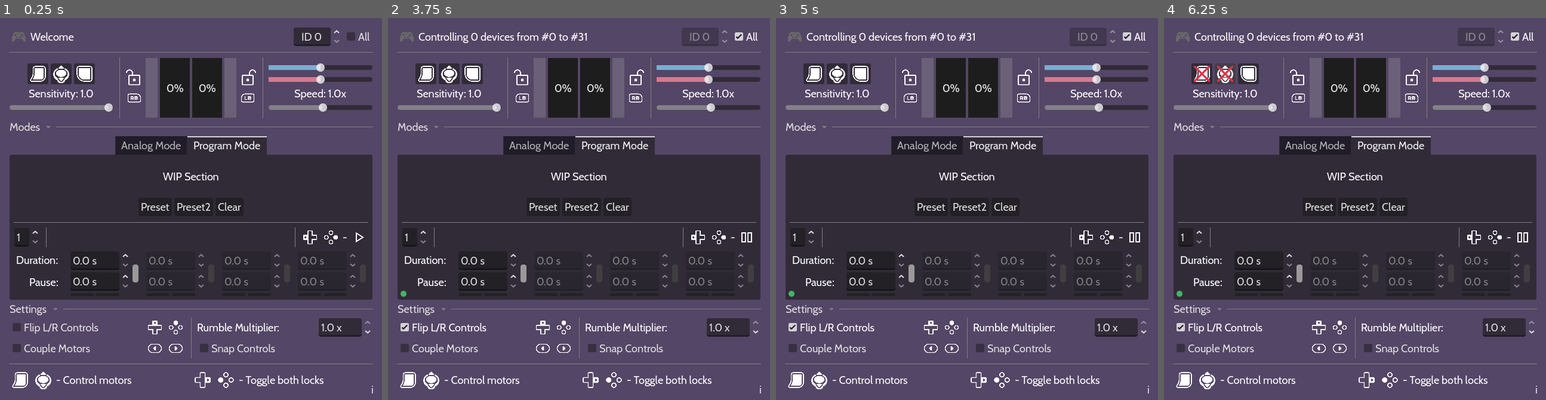
Above: before the commit, frames 1-4 (left to right).
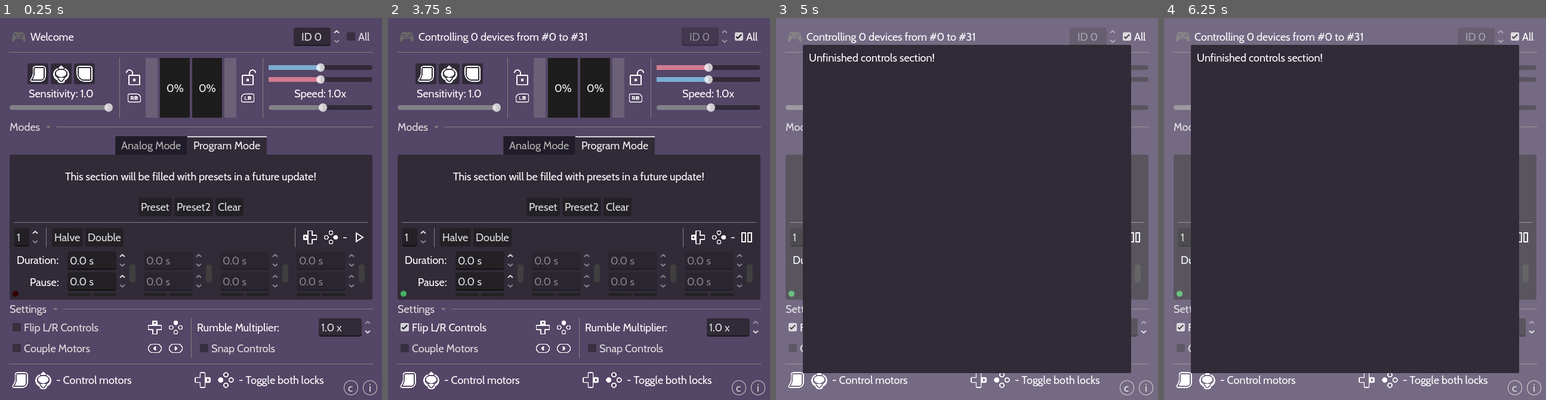
Above: after the commit, the same moments.

Repository: leosefcik/controller-rumble-tool
Game: Godot game, scene res://main.tscn
The game is run twice, just before and just after one commit, with the same random seed, the same clock (stepped at 60 frames per second) and the same inputs.
Inputs (mouse positions are in pixels of both pictures, inside the frame that each line leads up to):
- Up to frame 1 (0.25 s): no input
- Up to frame 2 (3.75 s): click "All" at 0.5 s; click (747, 235) at 1.25 s; click (456, 235) at 2 s, where only the run after the commit has a clickable "Halve"; click (491, 235) at 2.75 s, where only the run after the commit has a clickable "Double"; click "Flip L/R Controls" at 3.5 s
- Up to frame 3 (5 s): click (1127, 388) at 4.25 s, where only the run after the commit has a clickable "c"
- Up to frame 4 (6.25 s): click (1202, 75) at 5 s; click (1225, 75) at 5.75 s

The runs differ from the first frame. In frame 1, 1.9% of the frame differs, in the area x 3-99%, y 40-99%; in frame 2, 2.2%; in frame 3, 65%; in frame 4, 65%, in the area x 0-100%, y 0-100%.

Commit message:
program mode vibration
- Added vibration to Program Mode, control it using the joysticks/mouse sliders in the top right, plays when the Play/Pause button is hit (or LEFT DPAD or RIGHT BUTTON are pressed), follows the tacts
- Moved the function for physical rumble into Options.gd as it's the same in both modes
- Changed the indicator to be always on
- Added a placeholder Controls menu in the bottom-right and changed the button styles
- Fixed Flip Controls not flipping the Program Mode mouse sliders
- Added half/double tact values buttons
- Renamed and moved some functions in analog_mode.gd
- Added bind to Flip Value in Program Mode using DPAD DOWN/DOWN BUTTON
- Changed the step values on various elements

Diff:
--- a/main.tscn
+++ b/main.tscn
@@ -288,7 +288,7 @@
 tooltip_text = "Sensitivity of trigger/joystick.
 The lower this number is, the less you have to push to reach 100% power.
 If you push the trigger/joystick further, it'll stay at 100%."
-min_value = 0.01
+min_value = 0.05
 max_value = 1.0
 step = 0.05
 value = 1.0
@@ -646,7 +646,7 @@
 [node name="Label" type="Label" parent="UI/MainVBox/ModeTabs/Program Mode/VBoxContainer"]
 layout_mode = 2
 size_flags_vertical = 6
-text = "WIP Section"
+text = "This section will be filled with presets in a future update!"
 horizontal_alignment = 1
 
 [node name="PlaceholderPresets" type="HBoxContainer" parent="UI/MainVBox/ModeTabs/Program Mode/VBoxContainer"]
@@ -675,7 +675,9 @@
 [node name="TactAmount" type="SpinBox" parent="UI/MainVBox/ModeTabs/Program Mode/VBoxContainer/ProgrammerControls"]
 unique_name_in_owner = true
 layout_mode = 2
-tooltip_text = "The amount of active \"tacts\" in the current program"
+tooltip_text = "The amount of active \"tacts\" in the current program.
+Each active tact will play in a sequence, and is composed
+of a (rumble) duration and a pause duration"
 min_value = 1.0
 max_value = 4.0
 value = 1.0
@@ -683,6 +685,16 @@
 
 [node name="VSeparator2" type="VSeparator" parent="UI/MainVBox/ModeTabs/Program Mode/VBoxContainer/ProgrammerControls"]
 layout_mode = 2
+
+[node name="HalfAllTacts" type="Button" parent="UI/MainVBox/ModeTabs/Program Mode/VBoxContainer/ProgrammerControls"]
+layout_mode = 2
+tooltip_text = "Halves all the values below"
+text = "Halve"
+
+[node name="DoubleAllTacts" type="Button" parent="UI/MainVBox/ModeTabs/Program Mode/VBoxContainer/ProgrammerControls"]
+layout_mode = 2
+tooltip_text = "Doubles all the values below"
+text = "Double"
 
 [node name="Control" type="Control" parent="UI/MainVBox/ModeTabs/Program Mode/VBoxContainer/ProgrammerControls"]
 layout_mode = 2
@@ -753,7 +765,7 @@
 theme_override_styles/panel = SubResource("StyleBoxFlat_xuqvo")
 
 [node name="Spacer" type="Control" parent="UI/MainVBox/ModeTabs/Program Mode/VBoxContainer/PatternMaker"]
-custom_minimum_size = Vector2(12, 0)
+custom_minimum_size = Vector2(6, 0)
 layout_mode = 2
 
 [node name="Row1" type="VBoxContainer" parent="UI/MainVBox/ModeTabs/Program Mode/VBoxContainer/PatternMaker"]
@@ -762,18 +774,20 @@
 [node name="Duration" type="SpinBox" parent="UI/MainVBox/ModeTabs/Program Mode/VBoxContainer/PatternMaker/Row1"]
 custom_minimum_size = Vector2(100, 0)
 layout_mode = 2
+tooltip_text = "The duration of rumble for this tact"
 max_value = 999.99
-step = 0.01
+step = 0.001
 suffix = "s"
-custom_arrow_step = 0.25
+custom_arrow_step = 0.125
 
 [node name="Pause" type="SpinBox" parent="UI/MainVBox/ModeTabs/Program Mode/VBoxContainer/PatternMaker/Row1"]
 custom_minimum_size = Vector2(100, 0)
 layout_mode = 2
+tooltip_text = "The length of the pause of this tact"
 max_value = 999.99
-step = 0.01
+step = 0.001
 suffix = "s"
-custom_arrow_step = 0.25
+custom_arrow_step = 0.125
 
 [node name="Indicator" type="Panel" parent="UI/MainVBox/ModeTabs/Program Mode/VBoxContainer/PatternMaker/Row1"]
 visible = false
@@ -810,10 +824,9 @@
 focus_behavior_recursive = 1
 theme_type_variation = &"FlipButton"
 toggle_mode = true
-button_pressed = true
 
 [node name="Spacer2" type="Control" parent="UI/MainVBox/ModeTabs/Program Mode/VBoxContainer/PatternMaker"]
-custom_minimum_size = Vector2(5, 0)
+custom_minimum_size = Vector2(6, 0)
 layout_mode = 2
 
 [node name="Row2" type="VBoxContainer" parent="UI/MainVBox/ModeTabs/Program Mode/VBoxContainer/PatternMaker"]
@@ -822,18 +835,20 @@
 [node name="Duration" type="SpinBox" parent="UI/MainVBox/ModeTabs/Program Mode/VBoxContainer/PatternMaker/Row2"]
 custom_minimum_size = Vector2(100, 0)
 layout_mode = 2
+tooltip_text = "The duration of rumble for this tact"
 max_value = 999.99
-step = 0.01
+step = 0.001
 suffix = "s"
-custom_arrow_step = 0.25
+custom_arrow_step = 0.125
 
 [node name="Pause" type="SpinBox" parent="UI/MainVBox/ModeTabs/Program Mode/VBoxContainer/PatternMaker/Row2"]
 custom_minimum_size = Vector2(100, 0)
 layout_mode = 2
+tooltip_text = "The length of the pause of this tact"
 max_value = 999.99
-step = 0.01
+step = 0.001
 suffix = "s"
-custom_arrow_step = 0.25
+custom_arrow_step = 0.125
 
 [node name="Indicator" type="Panel" parent="UI/MainVBox/ModeTabs/Program Mode/VBoxContainer/PatternMaker/Row2"]
 visible = false
@@ -872,7 +887,7 @@
 toggle_mode = true
 
 [node name="Spacer3" type="Control" parent="UI/MainVBox/ModeTabs/Program Mode/VBoxContainer/PatternMaker"]
-custom_minimum_size = Vector2(5, 0)
+custom_minimum_size = Vector2(6, 0)
 layout_mode = 2
 
 [node name="Row3" type="VBoxContainer" parent="UI/MainVBox/ModeTabs/Program Mode/VBoxContainer/PatternMaker"]
@@ -881,18 +896,20 @@
 [node name="Duration" type="SpinBox" parent="UI/MainVBox/ModeTabs/Program Mode/VBoxContainer/PatternMaker/Row3"]
 custom_minimum_size = Vector2(100, 0)
 layout_mode = 2
+tooltip_text = "The duration of rumble for this tact"
 max_value = 999.99
-step = 0.01
+step = 0.001
 suffix = "s"
-custom_arrow_step = 0.25
+custom_arrow_step = 0.125
 
 [node name="Pause" type="SpinBox" parent="UI/MainVBox/ModeTabs/Program Mode/VBoxContainer/PatternMaker/Row3"]
 custom_minimum_size = Vector2(100, 0)
 layout_mode = 2
+tooltip_text = "The length of the pause of this tact"
 max_value = 999.99
-step = 0.01
+step = 0.001
 suffix = "s"
-custom_arrow_step = 0.25
+custom_arrow_step = 0.125
 
 [node name="Indicator" type="Panel" parent="UI/MainVBox/ModeTabs/Program Mode/VBoxContainer/PatternMaker/Row3"]
 visible = false
@@ -929,7 +946,7 @@
 toggle_mode = true
 
 [node name="Spacer4" type="Control" parent="UI/MainVBox/ModeTabs/Program Mode/VBoxContainer/PatternMaker"]
-custom_minimum_size = Vector2(5, 0)
+custom_minimum_size = Vector2(6, 0)
 layout_mode = 2
 
 [node name="Row4" type="VBoxContainer" parent="UI/MainVBox/ModeTabs/Program Mode/VBoxContainer/PatternMaker"]
@@ -938,18 +955,20 @@
 [node name="Duration" type="SpinBox" parent="UI/MainVBox/ModeTabs/Program Mode/VBoxContainer/PatternMaker/Row4"]
 custom_minimum_size = Vector2(100, 0)
 layout_mode = 2
+tooltip_text = "The duration of rumble for this tact"
 max_value = 999.99
-step = 0.01
+step = 0.001
 suffix = "s"
-custom_arrow_step = 0.25
+custom_arrow_step = 0.125
 
 [node name="Pause" type="SpinBox" parent="UI/MainVBox/ModeTabs/Program Mode/VBoxContainer/PatternMaker/Row4"]
 custom_minimum_size = Vector2(100, 0)
 layout_mode = 2
+tooltip_text = "The length of the pause of this tact"
 max_value = 999.99
-step = 0.01
+step = 0.001
 suffix = "s"
-custom_arrow_step = 0.25
+custom_arrow_step = 0.125
 
 [node name="Indicator" type="Panel" parent="UI/MainVBox/ModeTabs/Program Mode/VBoxContainer/PatternMaker/Row4"]
 visible = false
@@ -1003,7 +1022,7 @@
 
 [node name="RumbleIndicator" type="Panel" parent="UI/MainVBox/ModeTabs/Program Mode"]
 unique_name_in_owner = true
-visible = false
+modulate = Color(0.7642523, 0, 0, 1)
 custom_minimum_size = Vector2(10, 10)
 layout_mode = 1
 anchors_preset = 2
@@ -1194,12 +1213,32 @@
 anchor_right = 1.0
 anchor_bottom = 1.0
 offset_left = -32.0
-offset_top = -35.0
+offset_top = -32.0
+offset_right = -8.0
+offset_bottom = -8.0
 grow_horizontal = 0
 grow_vertical = 0
 tooltip_text = "Tip: Hover over anything to see its function!"
+theme_type_variation = &"MiniButton"
 text = "i"
-flat = true
+expand_icon = true
+
+[node name="ControlsButton" type="Button" parent="UI"]
+layout_mode = 1
+anchors_preset = 3
+anchor_left = 1.0
+anchor_top = 1.0
+anchor_right = 1.0
+anchor_bottom = 1.0
+offset_left = -64.0
+offset_top = -32.0
+offset_right = -40.0
+offset_bottom = -8.0
+grow_horizontal = 0
+grow_vertical = 0
+tooltip_text = "Tip: Hover over anything to see its function!"
+theme_type_variation = &"MiniButton"
+text = "c"
 expand_icon = true
 
 [node name="BlurRect" type="ColorRect" parent="UI"]
@@ -1275,6 +1314,35 @@
 texture = ExtResource("25_0odxb")
 expand_mode = 1
 stretch_mode = 4
+
+[node name="ControlsPopup" type="Popup" parent="UI"]
+unique_name_in_owner = true
+oversampling_override = 1.0
+initial_position = 1
+size = Vector2i(550, 550)
+
+[node name="Panel" type="Panel" parent="UI/ControlsPopup"]
+anchors_preset = 15
+anchor_right = 1.0
+anchor_bottom = 1.0
+grow_horizontal = 2
+grow_vertical = 2
+
+[node name="VBoxContainer" type="VBoxContainer" parent="UI/ControlsPopup/Panel"]
+layout_mode = 1
+anchors_preset = 15
+anchor_right = 1.0
+anchor_bottom = 1.0
+offset_left = 10.0
+offset_top = 10.0
+offset_right = -10.0
+offset_bottom = -10.0
+grow_horizontal = 2
+grow_vertical = 2
+
+[node name="Label" type="Label" parent="UI/ControlsPopup/Panel/VBoxContainer"]
+layout_mode = 2
+text = "Unfinished controls section!"
 
 [node name="ControllerCheckTimer" type="Timer" parent="."]
 wait_time = 0.5
@@ -1307,6 +1375,8 @@
 [connection signal="pressed" from="UI/MainVBox/ModeTabs/Program Mode/VBoxContainer/PlaceholderPresets/Preset2Button" to="UI/MainVBox/ModeTabs/Program Mode" method="_on_preset_2_button_pressed"]
 [connection signal="pressed" from="UI/MainVBox/ModeTabs/Program Mode/VBoxContainer/PlaceholderPresets/ClearButton" to="UI/MainVBox/ModeTabs/Program Mode" method="_on_clear_button_pressed"]
 [connection signal="value_changed" from="UI/MainVBox/ModeTabs/Program Mode/VBoxContainer/ProgrammerControls/TactAmount" to="UI/MainVBox/ModeTabs/Program Mode" method="_on_tact_amount_value_changed"]
+[connection signal="pressed" from="UI/MainVBox/ModeTabs/Program Mode/VBoxContainer/ProgrammerControls/HalfAllTacts" to="UI/MainVBox/ModeTabs/Program Mode" method="_on_half_all_tacts_pressed"]
+[connection signal="pressed" from="UI/MainVBox/ModeTabs/Program Mode/VBoxContainer/ProgrammerControls/DoubleAllTacts" to="UI/MainVBox/ModeTabs/Program Mode" method="_on_double_all_tacts_pressed"]
 [connection signal="toggled" from="UI/MainVBox/ModeTabs/Program Mode/VBoxContainer/ProgrammerControls/PlayPause" to="UI/MainVBox/ModeTabs/Program Mode" method="_on_play_pause_toggled"]
 [connection signal="toggled" from="UI/MainVBox/HBoxContainer3/HideBottomRow" to="UI" method="_on_hide_bottom_row_toggled"]
 [connection signal="toggled" from="UI/MainVBox/SettingsBox/HBoxContainer3/VBoxContainer/HBoxContainer/FlipControls" to="UI" method="_on_flip_controls_toggled"]
@@ -1314,6 +1384,8 @@
 [connection signal="value_changed" from="UI/MainVBox/SettingsBox/HBoxContainer3/VBoxContainer2/MultiplierNode/MultiplierBox" to="UI" method="_on_multiplier_box_value_changed"]
 [connection signal="toggled" from="UI/MainVBox/SettingsBox/HBoxContainer3/VBoxContainer2/SnapControls" to="UI" method="_on_snap_controls_toggled"]
 [connection signal="pressed" from="UI/InfoButton" to="UI" method="_on_info_button_pressed"]
+[connection signal="pressed" from="UI/ControlsButton" to="UI" method="_on_controls_button_pressed"]
 [connection signal="popup_hide" from="UI/InfoPopup" to="UI" method="_on_info_popup_popup_hide"]
 [connection signal="meta_clicked" from="UI/InfoPopup/Panel/VBoxContainer/InfoCredits" to="UI" method="_on_info_credits_meta_clicked"]
+[connection signal="popup_hide" from="UI/ControlsPopup" to="UI" method="_on_controls_popup_popup_hide"]
 [connection signal="timeout" from="ControllerCheckTimer" to="." method="_on_controller_check_timer_timeout"]
--- a/project.godot
+++ b/project.godot
@@ -109,6 +109,12 @@
 , Object(InputEventJoypadButton,"resource_local_to_scene":false,"resource_name":"","device":-1,"button_index":11,"pressure":0.0,"pressed":true,"script":null)
 ]
 }
+flip_desired_values={
+"deadzone": 0.2,
+"events": [Object(InputEventJoypadButton,"resource_local_to_scene":false,"resource_name":"","device":-1,"button_index":0,"pressure":0.0,"pressed":true,"script":null)
+, Object(InputEventJoypadButton,"resource_local_to_scene":false,"resource_name":"","device":-1,"button_index":12,"pressure":0.0,"pressed":true,"script":null)
+]
+}
 
 [rendering]
 
--- a/script/analog_mode.gd
+++ b/script/analog_mode.gd
@@ -19,14 +19,17 @@
 func _process(delta: float) -> void:
 	if not visible: return # Only if on tab
 
-	_process_desired_analog() # sets desired values
-	_process_power_analog(delta) # sets final values
-	_rumble_analog() # processes final values into real rumble
+	_process_desired() # sets desired values
+	_process_power(delta) # sets final values
+	Settings.rumble(weak_power, strong_power) # processes final values into real rumble
+	UI.update_power_gauges(weak_power, strong_power)
 	UI.update_desired_gauges(weak_desired, strong_desired)
 
-	# Alternating mode check - flips controls exactly once, resets hit_zero check
 	if alternating_mode:
-		if (
+		if hit_zero and (weak_power > 0.0 or strong_power > 0.0):
+			hit_zero = false
+
+		elif (
 			(weak_power == 0.0 and strong_power == 0.0)
 			and
 			not hit_zero
@@ -34,7 +37,7 @@
 			hit_zero = true
 			%FlipControls.button_pressed = !%FlipControls.button_pressed
 
-func _process_desired_analog() -> void:
+func _process_desired() -> void:
 	# We take the max of either the triggers/joyUP/joyDOWN for control variety
 	# first checking if they're enabled
 	var left_joy_mag := 0.0
@@ -80,7 +83,7 @@
 		weak_desired = snappedf(weak_desired, 0.1)
 
 
-func _process_power_analog(delta: float) -> void:
+func _process_power(delta: float) -> void:
 	if not Settings.weak_locked:
 		if not velocity_mode:
 			weak_power = weak_desired
@@ -92,32 +95,6 @@
 			strong_power = strong_desired
 		else:
 			strong_power = move_toward(strong_power, strong_desired, delta*velocity_mode_speed)
-
-
-func _rumble_analog() -> void:
-	# Applying 0.99x fix every frame after 2 seconds, otherwise it's 1.00x
-	var fix := Settings.get_fix_multiplier()
-
-	# Regular vs. "All" mode
-	if not Settings.control_all_ids: _continuous_vibration(Settings.controller_id, fix)
-	else:
-		for i in range(Settings.CONTROLLER_ID_RANGE):
-			_continuous_vibration(i, fix)
-
-	# Alternating mode check - readies hit_zero check if motors in use
-	if alternating_mode:
-		if hit_zero and (weak_power > 0.0 or strong_power > 0.0):
-			hit_zero = false
-
-	UI.update_power_gauges(weak_power, strong_power)
-
-
-func _continuous_vibration(id: int, fix: float) -> void:
-	Input.start_joy_vibration(
-		id,
-		weak_power * Settings.rumble_multiplier * fix,
-		strong_power * Settings.rumble_multiplier * fix,
-		0.0)
 
 
 
--- a/script/program_mode.gd
+++ b/script/program_mode.gd
@@ -21,8 +21,12 @@
 # Unused
 var complex_tacts := true # option to switch between progress/dot tacts
 
+# Desired - where the controls point to
 var weak_desired := 0.0
 var strong_desired := 0.0
+# Power - current power of controller motors
+var weak_power := 0.0
+var strong_power := 0.0
 
 var speed_slider := 1.0 # Updated externally by ProgramMouseControl
 
@@ -57,6 +61,8 @@
 		time_elapsed += delta
 		_play_program()
 
+	_process_rumble()
+
 
 func _play_program() -> void:
 	_update_current_tact_indicator()
@@ -84,11 +90,37 @@
 		%RumbleIndicator.modulate = Color.DIM_GRAY
 
 
+func _process_rumble() -> void:
+	if Settings.weak_locked:
+		pass
+	elif not playing or not duration_phase:
+		weak_power = 0.0
+	else:
+		weak_power = weak_desired
+
+	if Settings.strong_locked:
+		pass
+	elif not playing or not duration_phase:
+		strong_power = 0.0
+	else:
+		strong_power = strong_desired
+
+	Settings.rumble(weak_power, strong_power)
+	UI.update_power_gauges(weak_power, strong_power)
+
+
 func _reset_progress() -> void:
 	time_elapsed = 0.0
 	current_tact = 0
 	duration_phase = true
 	_reset_tact_indicators()
+
+
+func _flip_desired_values() -> void:
+	var m := weak_desired
+	weak_desired = strong_desired
+	strong_desired = m
+	UI.update_desired_gauges(weak_desired, strong_desired)
 
 
 ### PATTERN LOGIC
@@ -180,6 +212,9 @@
 	if visible:
 		if event.is_action_pressed("pause_resume_rumble"):
 			%PlayPause.button_pressed = !%PlayPause.button_pressed
+		if event.is_action_pressed("flip_desired_values"):
+			_flip_desired_values()
+			%FlipControls.button_pressed = !%FlipControls.button_pressed
 
 
 ### UI
@@ -187,9 +222,22 @@
 func _on_play_pause_toggled(toggled_on: bool) -> void:
 	playing = toggled_on
 	if toggled_on:
-		%RumbleIndicator.show()
-	else:
-		%RumbleIndicator.hide()
+		%RumbleIndicator.modulate = Color.WHITE
+	else:
+		%RumbleIndicator.modulate = Color.DARK_RED
+
+
+func _on_half_all_tacts_pressed() -> void:
+	for i in range(ROWS):
+		durations[i] *= 0.5
+		pauses[i] *= 0.5
+	_update_pattern_box_values()
+
+func _on_double_all_tacts_pressed() -> void:
+	for i in range(ROWS):
+		durations[i] *= 2
+		pauses[i] *= 2
+	_update_pattern_box_values()
 
 
 func _on_tact_amount_value_changed(value: float) -> void:
--- a/script/settings.gd
+++ b/script/settings.gd
@@ -57,3 +57,24 @@
 		fix = 0.99
 		apply_fix_frame = false
 	return fix
+
+
+
+# Rumble function called from other nodes
+func rumble(weak_power: float, strong_power: float) -> void:
+	# Applying 0.99x fix every frame after 2 seconds, otherwise it's 1.00x
+	var fix := get_fix_multiplier()
+
+	# Regular vs. "All" mode
+	if not control_all_ids: _continuous_vibration(weak_power, strong_power, controller_id, fix)
+	else:
+		for i in range(CONTROLLER_ID_RANGE):
+			_continuous_vibration(weak_power, strong_power, i, fix)
+
+
+func _continuous_vibration(weak_power: float, strong_power: float, id: int, fix: float) -> void:
+	Input.start_joy_vibration(
+		id,
+		weak_power * rumble_multiplier * fix,
+		strong_power * rumble_multiplier * fix,
+		0.0)
--- a/script/ui.gd
+++ b/script/ui.gd
@@ -130,9 +130,14 @@
 
 func _on_flip_controls_toggled(toggled_on: bool) -> void:
 	Settings.flipped = toggled_on
+
 	# Flip mouse slides too. A bit ugly but eh
-	if toggled_on: %WeakSliderAnalog.get_parent().move_child(%WeakSliderAnalog, 2)
-	else: %WeakSliderAnalog.get_parent().move_child(%WeakSliderAnalog, 1)
+	if toggled_on:
+		%WeakSliderAnalog.get_parent().move_child(%WeakSliderAnalog, 2)
+		%WeakSliderProgram.get_parent().move_child(%WeakSliderProgram, 1)
+	else:
+		%WeakSliderAnalog.get_parent().move_child(%WeakSliderAnalog, 1)
+		%WeakSliderProgram.get_parent().move_child(%WeakSliderProgram, 0)
 	update_glyphs() # to update LB/RB glyphs
 
 func _on_couple_motors_toggled(toggled_on: bool) -> void:
@@ -175,3 +180,10 @@
 # For the URLs to work in the Credits Popup
 func _on_info_credits_meta_clicked(meta: Variant) -> void:
 	OS.shell_open(str(meta))
+
+func _on_controls_button_pressed() -> void:
+	%BlurRect.show()
+	%ControlsPopup.show()
+
+func _on_controls_popup_popup_hide() -> void:
+	%BlurRect.hide()
--- a/theme.tres
+++ b/theme.tres
@@ -19,6 +19,29 @@
 
 [sub_resource type="StyleBoxEmpty" id="StyleBoxEmpty_vj6dk"]
 
+[sub_resource type="StyleBoxFlat" id="StyleBoxFlat_05tig"]
+bg_color = Color(0.60038817, 0.60038817, 0.60038817, 0.381)
+draw_center = false
+border_width_left = 1
+border_width_top = 1
+border_width_right = 1
+border_width_bottom = 1
+corner_radius_top_left = 11
+corner_radius_top_right = 11
+corner_radius_bottom_right = 11
+corner_radius_bottom_left = 11
+
+[sub_resource type="StyleBoxFlat" id="StyleBoxFlat_1rmny"]
+bg_color = Color(0.60038817, 0.60038817, 0.60038817, 0.381)
+border_width_left = 1
+border_width_top = 1
+border_width_right = 1
+border_width_bottom = 1
+corner_radius_top_left = 11
+corner_radius_top_right = 11
+corner_radius_bottom_right = 11
+corner_radius_bottom_left = 11
+
 [sub_resource type="StyleBoxFlat" id="StyleBoxFlat_wvktn"]
 bg_color = Color(0.11489678, 0.11489683, 0.11489671, 1)
 
@@ -32,6 +55,10 @@
 HSeparator/constants/separation = 12
 LineEdit/constants/minimum_character_width = 1
 LineEdit/styles/focus = SubResource("StyleBoxEmpty_vj6dk")
+MiniButton/base_type = &"Button"
+MiniButton/styles/hover = SubResource("StyleBoxFlat_05tig")
+MiniButton/styles/normal = SubResource("StyleBoxFlat_05tig")
+MiniButton/styles/pressed = SubResource("StyleBoxFlat_1rmny")
 ProgressBar/styles/background = SubResource("StyleBoxFlat_wvktn")
 RichTextLabel/fonts/bold_font = ExtResource("1_cjfk0")
 RichTextLabel/fonts/italics_font = ExtResource("2_110ce")
Not shown: 1 places in theme.tres that only renumber resources
